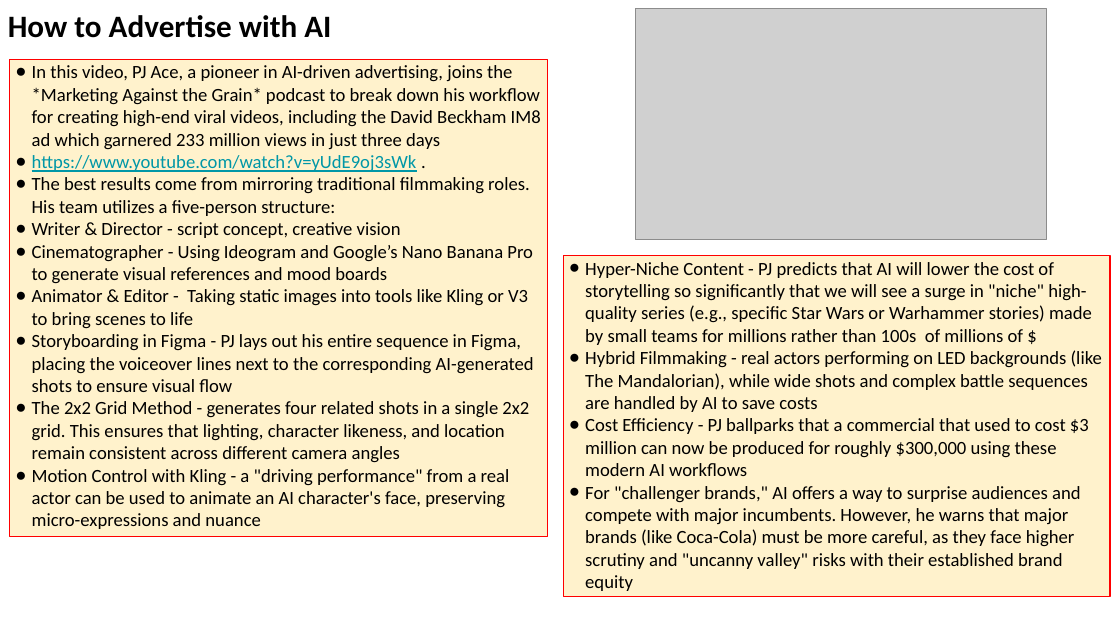
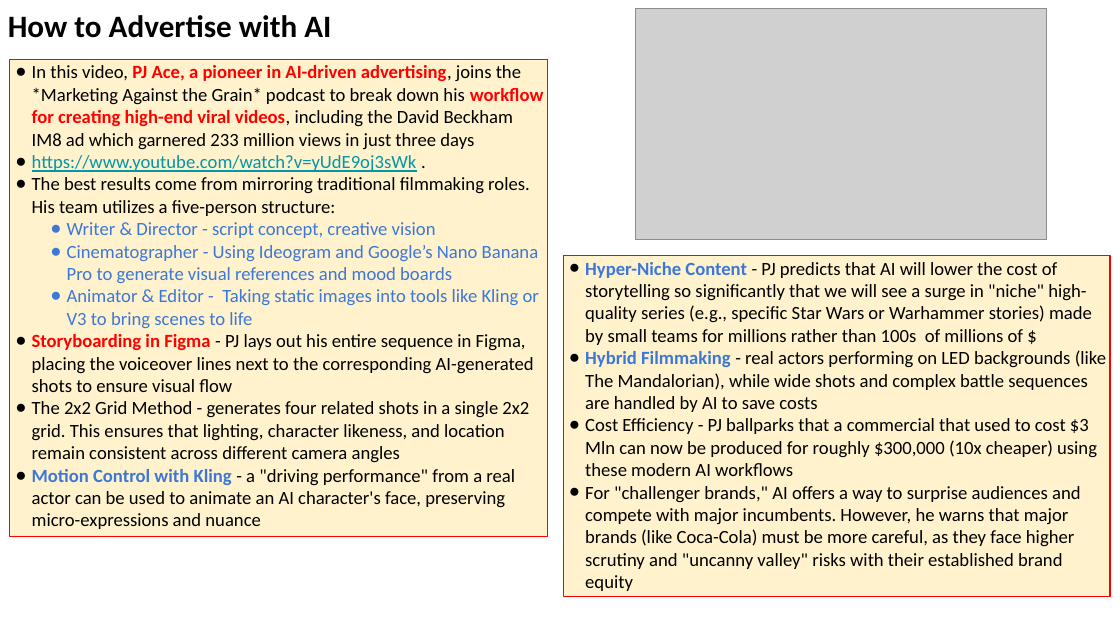
Before and after one commit to lselector/seminar, a slide deck: slide 23 of 2026/2026-01-30-AI-Updates.pptx (slide 22 before the commit). Drawn at 1120x630 pixels with LibreOffice and Linux fonts; fonts in the diff are those of the drawing; grey boxes stand for pictures. Boxes give left, top, right and bottom in pixels: in the first picture for what was removed or moved away, otherwise in the second. Text is boxed around its words. In the diff, an @@ line names an element or a change of style, - is before the commit and + after.

```diff
--- a/2026/2026-01-30-AI-Updates.pptx
+++ b/2026/2026-01-30-AI-Updates.pptx
@@ text in rectangle at box(32, 65, 544, 529): text colour #000000 to #FF0000 in "PJ Ace, a pioneer in AI-driven advertising, ...", "Storyboarding in Figma"; bold on in "PJ Ace, a pioneer in AI-driven advertising, ...", "Storyboarding in Figma", "Motion Control with Kling"; text colour #000000 to #3C78D8 in "Writer & Director - script concept, creative ...", "Cinematographer - Using Ideogram and Google’s Nano ...", "Animator & Editor - Taking static images ...", "Motion Control with Kling"; indent changed; bullet colour #000000 to #3C78D8 @@
@@ text in rectangle at box(585, 262, 1106, 412): text colour #000000 to #3C78D8, bold on in "Hyper-Niche Content", "Hybrid Filmmaking" @@
@@ text in rectangle at box(585, 418, 1097, 476): text changed @@
-● Cost Efficiency - PJ ballparks that a commercial that used to cost $3 million can now be produced for roughly $300,000 using these modern AI workflows
+● Cost Efficiency - PJ ballparks that a commercial that used to cost $3 Mln can now be produced for roughly $300,000 (10x cheaper) using these modern AI workflows
```
Also in this commit, not shown: 18 other slides changed, 1 slide added.
